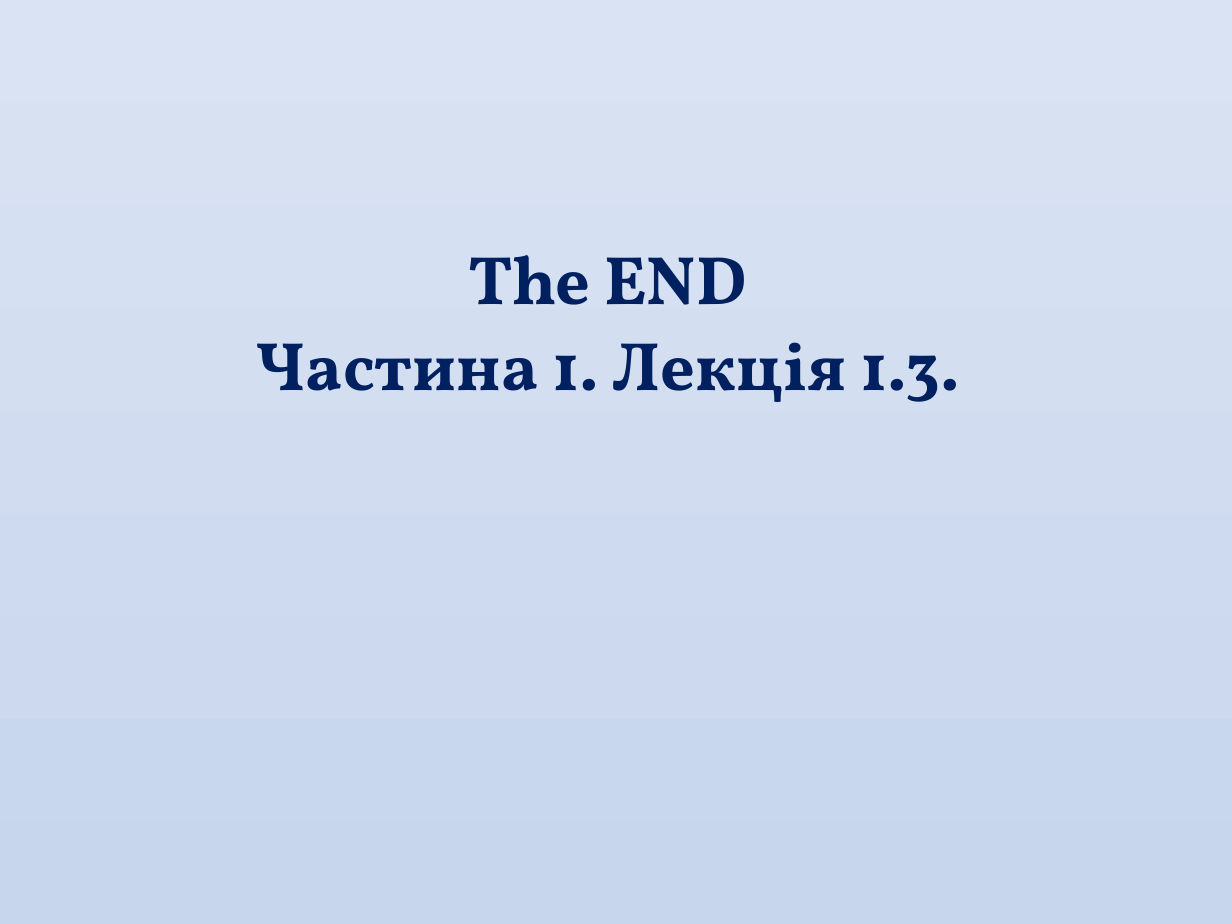
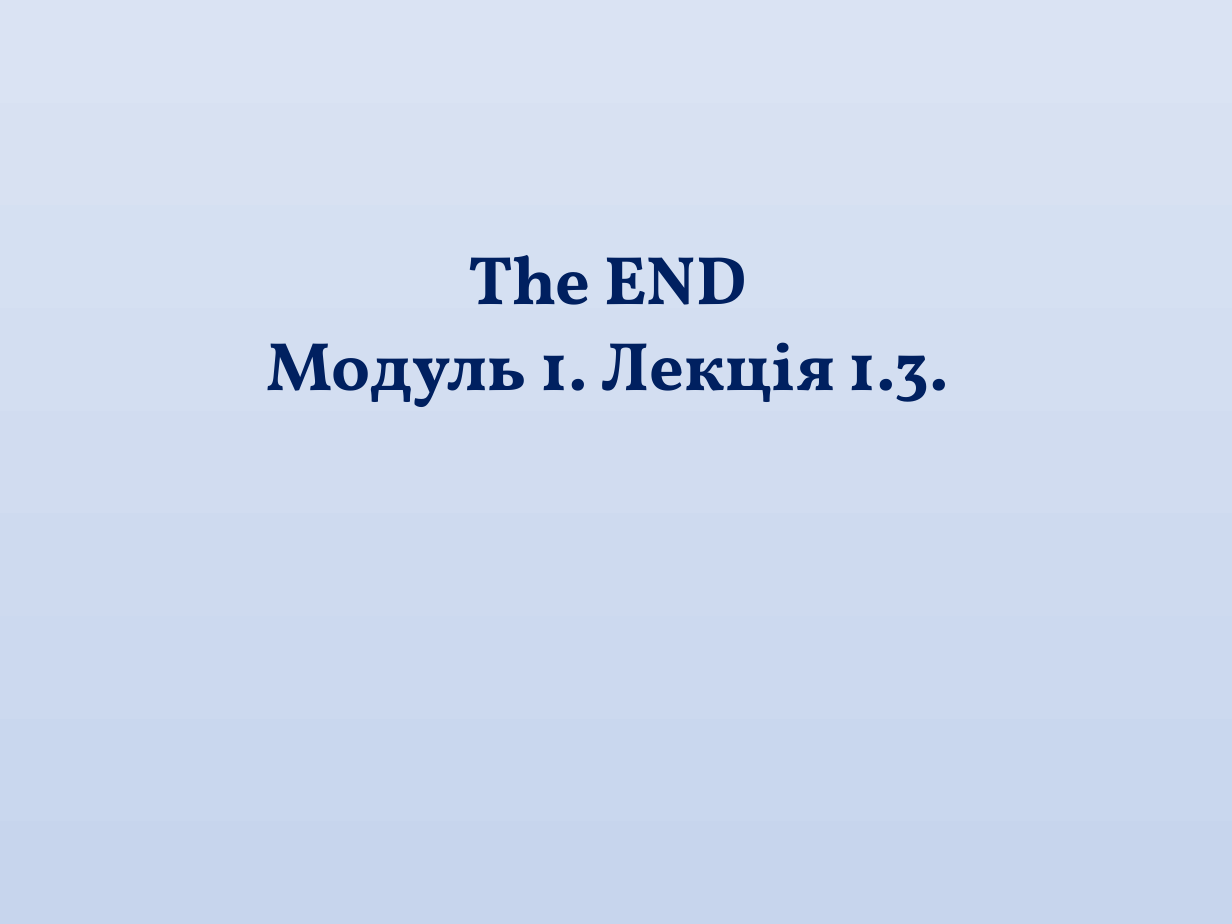
Before and after one commit to eabshkvprof/2024_AI_DL_Systems, a slide deck: slide 21 of Mod_01_/01_03_DS/Lec_01_03_git.pptx. Drawn at 1232x924 pixels with LibreOffice and Linux fonts; fonts in the diff are those of the drawing. Boxes give left, top, right and bottom in pixels: in the first picture for what was removed or moved away, otherwise in the second. Text is boxed around its words. In the diff, an @@ line names an element or a change of style, - is before the commit and + after.

```diff
--- a/Mod_01_/01_03_DS/Lec_01_03_git.pptx
+++ b/Mod_01_/01_03_DS/Lec_01_03_git.pptx
@@ text at [267,342,949,407]: text changed @@
-Частина 1. Лекція 1.3.
+Модуль 1. Лекція 1.3.
```
Also in this commit, not shown: 2 other slides changed, 6 other files.
